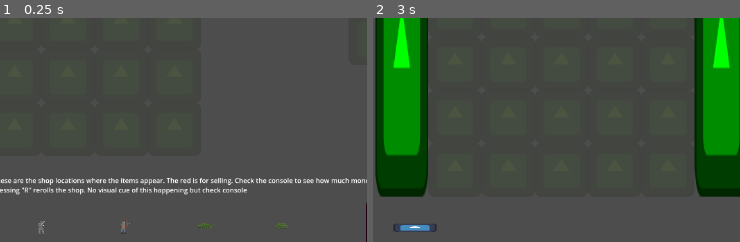
Above: before the commit, frames 1-2 (left to right).
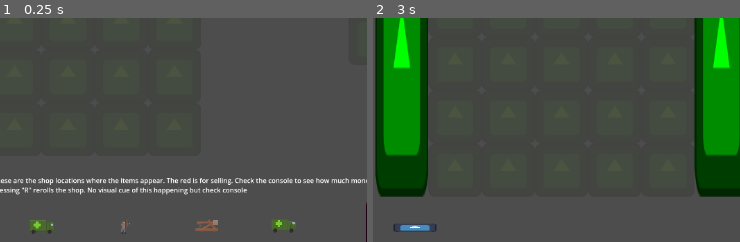
Above: after the commit, the same moments.

Repository: LorcanSmith/Armies
Game: Godot game, scene res://Scenes/main.tscn
Same seed, same stepped clock (60 frames per second), same inputs: the game is played once before the commit and once after it. The engine's default icon, where the game draws it, is replaced by a stand-in: a white triangle on a blue panel in a dark square.
Inputs (mouse positions are % of the whole screen's width and height, from its top left):
- Up to frame 1 (0.25 s): no input
- Up to frame 2 (3 s): click "Place Enemy" at 0.5 s; click "Place skill" at 1.25 s; click (5, 12) at 2 s; tap Enter (ui_accept) at 2.75 s; move the mouse to (33, 89) at 2.77 s; hold D from 2.78 s (still down); hold L from 2.78 s (still down); click (33, 89) at 2.92 s
The pictures show only the part of the screen within x 27-77%, y 42-92%; the shares and areas given below are measured in that part.

The runs differ from the first frame. In frame 1, 0.8% of the frame differs, in the area x 8-81%, y 89-97%; in frame 2, nothing differs.

Commit message:
Units for medieval and army have been added
Not thoroughly tested

Diff:
--- /dev/null
+++ b/Prefabs/Shop Items/Level1/medic_item_LVL1.tscn
@@ -0,0 +1,15 @@
+[gd_scene load_steps=3 format=3 uid="uid://d1tvxk4cwgcuv"]
+
+[ext_resource type="PackedScene" uid="uid://d26riwgg0v8nl" path="res://Prefabs/Shop Items/item.tscn" id="1_kbpoi"]
+[ext_resource type="Texture2D" uid="uid://c7x0n5de2qo45" path="res://Sprites/Units/Army/Medic/medic_sprite.png" id="2_5gco6"]
+
+[node name="Medic" instance=ExtResource("1_kbpoi")]
+unit_ID = 15
+buy_cost = 8
+sell_cost = 3
+
+[node name="Sprite2D" parent="." index="0"]
+texture = ExtResource("2_5gco6")
+
+[node name="Level" parent="." index="3"]
+text = "Level 1"
--- /dev/null
+++ b/Prefabs/Shop Items/Level2/medic_item_LVL2.tscn
@@ -0,0 +1,15 @@
+[gd_scene load_steps=3 format=3 uid="uid://d3b48xr2ty14y"]
+
+[ext_resource type="PackedScene" uid="uid://d26riwgg0v8nl" path="res://Prefabs/Shop Items/item.tscn" id="1_a4ilc"]
+[ext_resource type="Texture2D" uid="uid://c7x0n5de2qo45" path="res://Sprites/Units/Army/Medic/medic_sprite.png" id="2_elbiq"]
+
+[node name="Medic" instance=ExtResource("1_a4ilc")]
+unit_ID = 16
+buy_cost = 10
+sell_cost = 4
+
+[node name="Sprite2D" parent="." index="0"]
+texture = ExtResource("2_elbiq")
+
+[node name="Level" parent="." index="3"]
+text = "Level 2"
--- /dev/null
+++ b/Prefabs/Shop Items/Level3/medic_item_LVL3.tscn
@@ -0,0 +1,16 @@
+[gd_scene load_steps=3 format=3 uid="uid://creownebmmnxu"]
+
+[ext_resource type="PackedScene" uid="uid://d26riwgg0v8nl" path="res://Prefabs/Shop Items/item.tscn" id="1_e5h32"]
+[ext_resource type="Texture2D" uid="uid://c7x0n5de2qo45" path="res://Sprites/Units/Army/Medic/medic_sprite.png" id="2_6o6l7"]
+
+[node name="Medic" instance=ExtResource("1_e5h32")]
+unit_ID = 17
+can_be_upgraded = false
+buy_cost = 13
+sell_cost = 6
+
+[node name="Sprite2D" parent="." index="0"]
+texture = ExtResource("2_6o6l7")
+
+[node name="Level" parent="." index="3"]
+text = "Level 3"
--- /dev/null
+++ b/Prefabs/Units/Level1/medic_unit_LVL1.tscn
@@ -0,0 +1,52 @@
+[gd_scene load_steps=4 format=3 uid="uid://bafq0ubjun4sc"]
+
+[ext_resource type="PackedScene" uid="uid://bh1i1tp3dgvik" path="res://Prefabs/Units/unit_prefab.tscn" id="1_oiijl"]
+[ext_resource type="Texture2D" uid="uid://c7x0n5de2qo45" path="res://Sprites/Units/Army/Medic/medic_sprite.png" id="2_t6osg"]
+
+[sub_resource type="CircleShape2D" id="CircleShape2D_11hi7"]
+
+[node name="medic" instance=ExtResource("1_oiijl")]
+max_health = 15
+brawl_damage = 1
+skill_spawn_amount = 4
+skill_heal = 5
+
+[node name="buffs" parent="." index="0"]
+health_buff = 8
+
+[node name="location2" type="Node2D" parent="skill_locations" index="1"]
+position = Vector2(0, 128)
+
+[node name="skill_area2D" type="Area2D" parent="skill_locations/location2" index="0"]
+
+[node name="CollisionShape2D" type="CollisionShape2D" parent="skill_locations/location2/skill_area2D" index="0"]
+shape = SubResource("CircleShape2D_11hi7")
+
+[node name="location3" type="Node2D" parent="skill_locations" index="2"]
+position = Vector2(-128, 0)
+
+[node name="skill_area2D" type="Area2D" parent="skill_locations/location3" index="0"]
+
+[node name="CollisionShape2D" type="CollisionShape2D" parent="skill_locations/location3/skill_area2D" index="0"]
+shape = SubResource("CircleShape2D_11hi7")
+
+[node name="location4" type="Node2D" parent="skill_locations" index="3"]
+position = Vector2(0, -128)
+
+[node name="skill_area2D" type="Area2D" parent="skill_locations/location4" index="0"]
+
+[node name="CollisionShape2D" type="CollisionShape2D" parent="skill_locations/location4/skill_area2D" index="0"]
+shape = SubResource("CircleShape2D_11hi7")
+
+[node name="Sprite2D" parent="." index="4"]
+texture = ExtResource("2_t6osg")
+
+[node name="Level" parent="Label" index="0"]
+text = "Level 1"
+
+[connection signal="area_entered" from="skill_locations/location2/skill_area2D" to="." method="_on_skill_area_2d_area_entered"]
+[connection signal="area_exited" from="skill_locations/location2/skill_area2D" to="." method="_on_skill_area_2d_area_exited"]
+[connection signal="area_entered" from="skill_locations/location3/skill_area2D" to="." method="_on_skill_area_2d_area_entered"]
+[connection signal="area_exited" from="skill_locations/location3/skill_area2D" to="." method="_on_skill_area_2d_area_exited"]
+[connection signal="area_entered" from="skill_locations/location4/skill_area2D" to="." method="_on_skill_area_2d_area_entered"]
+[connection signal="area_exited" from="skill_locations/location4/skill_area2D" to="." method="_on_skill_area_2d_area_exited"]
--- /dev/null
+++ b/Prefabs/Units/Level2/medic_unit_LVL2.tscn
@@ -0,0 +1,52 @@
+[gd_scene load_steps=4 format=3 uid="uid://cbsfvarnv7n33"]
+
+[ext_resource type="PackedScene" uid="uid://bh1i1tp3dgvik" path="res://Prefabs/Units/unit_prefab.tscn" id="1_ak2f3"]
+[ext_resource type="Texture2D" uid="uid://c7x0n5de2qo45" path="res://Sprites/Units/Army/Medic/medic_sprite.png" id="2_qnnvr"]
+
+[sub_resource type="CircleShape2D" id="CircleShape2D_11hi7"]
+
+[node name="medic" instance=ExtResource("1_ak2f3")]
+max_health = 20
+brawl_damage = 1
+skill_spawn_amount = 4
+skill_heal = 7
+
+[node name="buffs" parent="." index="0"]
+health_buff = 10
+
+[node name="location2" type="Node2D" parent="skill_locations" index="1"]
+position = Vector2(0, 128)
+
+[node name="skill_area2D" type="Area2D" parent="skill_locations/location2" index="0"]
+
+[node name="CollisionShape2D" type="CollisionShape2D" parent="skill_locations/location2/skill_area2D" index="0"]
+shape = SubResource("CircleShape2D_11hi7")
+
+[node name="location3" type="Node2D" parent="skill_locations" index="2"]
+position = Vector2(-128, 0)
+
+[node name="skill_area2D" type="Area2D" parent="skill_locations/location3" index="0"]
+
+[node name="CollisionShape2D" type="CollisionShape2D" parent="skill_locations/location3/skill_area2D" index="0"]
+shape = SubResource("CircleShape2D_11hi7")
+
+[node name="location4" type="Node2D" parent="skill_locations" index="3"]
+position = Vector2(0, -128)
+
+[node name="skill_area2D" type="Area2D" parent="skill_locations/location4" index="0"]
+
+[node name="CollisionShape2D" type="CollisionShape2D" parent="skill_locations/location4/skill_area2D" index="0"]
+shape = SubResource("CircleShape2D_11hi7")
+
+[node name="Sprite2D" parent="." index="4"]
+texture = ExtResource("2_qnnvr")
+
+[node name="Level" parent="Label" index="0"]
+text = "Level 2"
+
+[connection signal="area_entered" from="skill_locations/location2/skill_area2D" to="." method="_on_skill_area_2d_area_entered"]
+[connection signal="area_exited" from="skill_locations/location2/skill_area2D" to="." method="_on_skill_area_2d_area_exited"]
+[connection signal="area_entered" from="skill_locations/location3/skill_area2D" to="." method="_on_skill_area_2d_area_entered"]
+[connection signal="area_exited" from="skill_locations/location3/skill_area2D" to="." method="_on_skill_area_2d_area_exited"]
+[connection signal="area_entered" from="skill_locations/location4/skill_area2D" to="." method="_on_skill_area_2d_area_entered"]
+[connection signal="area_exited" from="skill_locations/location4/skill_area2D" to="." method="_on_skill_area_2d_area_exited"]
--- /dev/null
+++ b/Prefabs/Units/Level3/medic_unit_LVL3.tscn
@@ -0,0 +1,52 @@
+[gd_scene load_steps=4 format=3 uid="uid://c7plcg24imyh0"]
+
+[ext_resource type="PackedScene" uid="uid://bh1i1tp3dgvik" path="res://Prefabs/Units/unit_prefab.tscn" id="1_j3fgj"]
+[ext_resource type="Texture2D" uid="uid://c7x0n5de2qo45" path="res://Sprites/Units/Army/Medic/medic_sprite.png" id="2_xaew6"]
+
+[sub_resource type="CircleShape2D" id="CircleShape2D_11hi7"]
+
+[node name="medic" instance=ExtResource("1_j3fgj")]
+max_health = 24
+brawl_damage = 1
+skill_spawn_amount = 6
+skill_heal = 8
+
+[node name="buffs" parent="." index="0"]
+health_buff = 10
+
+[node name="location2" type="Node2D" parent="skill_locations" index="1"]
+position = Vector2(0, 128)
+
+[node name="skill_area2D" type="Area2D" parent="skill_locations/location2" index="0"]
+
+[node name="CollisionShape2D" type="CollisionShape2D" parent="skill_locations/location2/skill_area2D" index="0"]
+shape = SubResource("CircleShape2D_11hi7")
+
+[node name="location3" type="Node2D" parent="skill_locations" index="2"]
+position = Vector2(-128, 0)
+
+[node name="skill_area2D" type="Area2D" parent="skill_locations/location3" index="0"]
+
+[node name="CollisionShape2D" type="CollisionShape2D" parent="skill_locations/location3/skill_area2D" index="0"]
+shape = SubResource("CircleShape2D_11hi7")
+
+[node name="location4" type="Node2D" parent="skill_locations" index="3"]
+position = Vector2(0, -128)
+
+[node name="skill_area2D" type="Area2D" parent="skill_locations/location4" index="0"]
+
+[node name="CollisionShape2D" type="CollisionShape2D" parent="skill_locations/location4/skill_area2D" index="0"]
+shape = SubResource("CircleShape2D_11hi7")
+
+[node name="Sprite2D" parent="." index="4"]
+texture = ExtResource("2_xaew6")
+
+[node name="Level" parent="Label" index="0"]
+text = "Level 3"
+
+[connection signal="area_entered" from="skill_locations/location2/skill_area2D" to="." method="_on_skill_area_2d_area_entered"]
+[connection signal="area_exited" from="skill_locations/location2/skill_area2D" to="." method="_on_skill_area_2d_area_exited"]
+[connection signal="area_entered" from="skill_locations/location3/skill_area2D" to="." method="_on_skill_area_2d_area_entered"]
+[connection signal="area_exited" from="skill_locations/location3/skill_area2D" to="." method="_on_skill_area_2d_area_exited"]
+[connection signal="area_entered" from="skill_locations/location4/skill_area2D" to="." method="_on_skill_area_2d_area_entered"]
+[connection signal="area_exited" from="skill_locations/location4/skill_area2D" to="." method="_on_skill_area_2d_area_exited"]
--- a/Scripts/Units/dictionary.gd
+++ b/Scripts/Units/dictionary.gd
@@ -21,12 +21,12 @@
 	11: preload("res://Prefabs/Units/Level3/tank_unit_LVL3.tscn"),
 	#Soldier
 	12: preload("res://Prefabs/Units/Level1/soldier_unit_LVL1.tscn"),
-	13: preload("res://Prefabs/Units/Level1/soldier_unit_LVL1.tscn"),
-	14: preload("res://Prefabs/Units/Level1/soldier_unit_LVL1.tscn"),
+	13: preload("res://Prefabs/Units/Level2/soldier_unit_LVL2.tscn"),
+	14: preload("res://Prefabs/Units/Level3/soldier_unit_LVL3.tscn"),
 	#Medic
-	15: preload("res://Prefabs/Units/Level1/soldier_unit_LVL1.tscn"),
-	16: preload("res://Prefabs/Units/Level1/soldier_unit_LVL1.tscn"),
-	17: preload("res://Prefabs/Units/Level1/soldier_unit_LVL1.tscn")
+	15: preload("res://Prefabs/Units/Level1/medic_unit_LVL1.tscn"),
+	16: preload("res://Prefabs/Units/Level2/medic_unit_LVL2.tscn"),
+	17: preload("res://Prefabs/Units/Level3/medic_unit_LVL3.tscn")
 }
 
 var item_scenes = {
@@ -48,10 +48,10 @@
 	11: preload("res://Prefabs/Shop Items/Level3/tank_item_LVL3.tscn"),
 	#Soldier
 	12: preload("res://Prefabs/Shop Items/Level1/soldier_item_LVL1.tscn"),
-	13: preload("res://Prefabs/Shop Items/Level1/soldier_item_LVL1.tscn"),
-	14: preload("res://Prefabs/Shop Items/Level1/soldier_item_LVL1.tscn"),
+	13: preload("res://Prefabs/Shop Items/Level2/soldier_item_LVL2.tscn"),
+	14: preload("res://Prefabs/Shop Items/Level3/soldier_item_LVL3.tscn"),
 	#Medic
-	15: preload("res://Prefabs/Shop Items/Level1/soldier_item_LVL1.tscn"),
-	16: preload("res://Prefabs/Shop Items/Level1/soldier_item_LVL1.tscn"),
-	17: preload("res://Prefabs/Shop Items/Level1/soldier_item_LVL1.tscn")
+	15: preload("res://Prefabs/Shop Items/Level1/medic_item_LVL1.tscn"),
+	16: preload("res://Prefabs/Shop Items/Level2/medic_item_LVL2.tscn"),
+	17: preload("res://Prefabs/Shop Items/Level3/medic_item_LVL3.tscn")
 }
